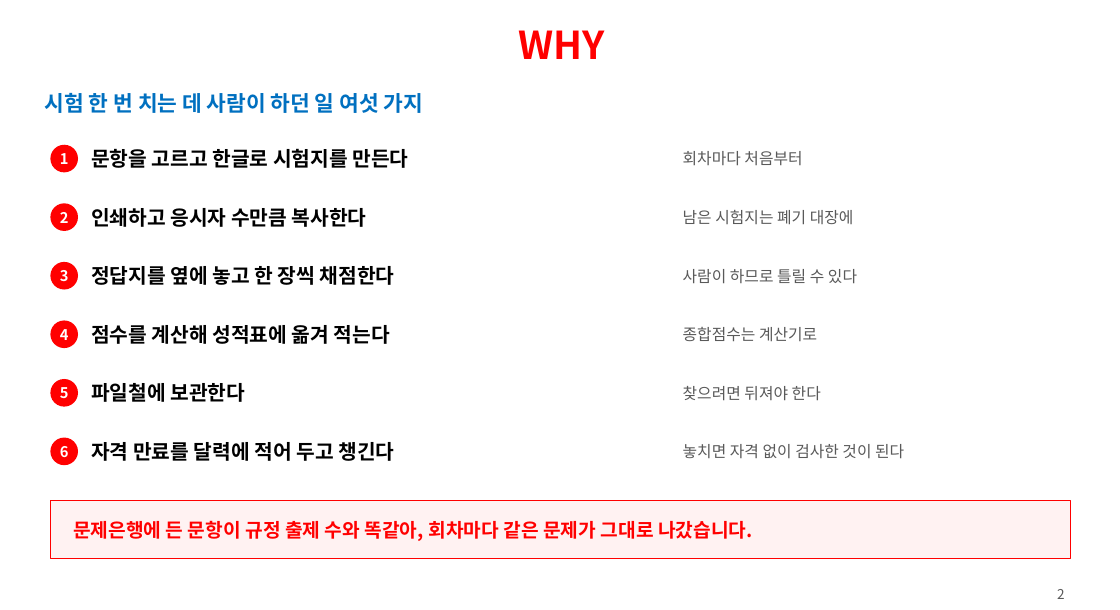
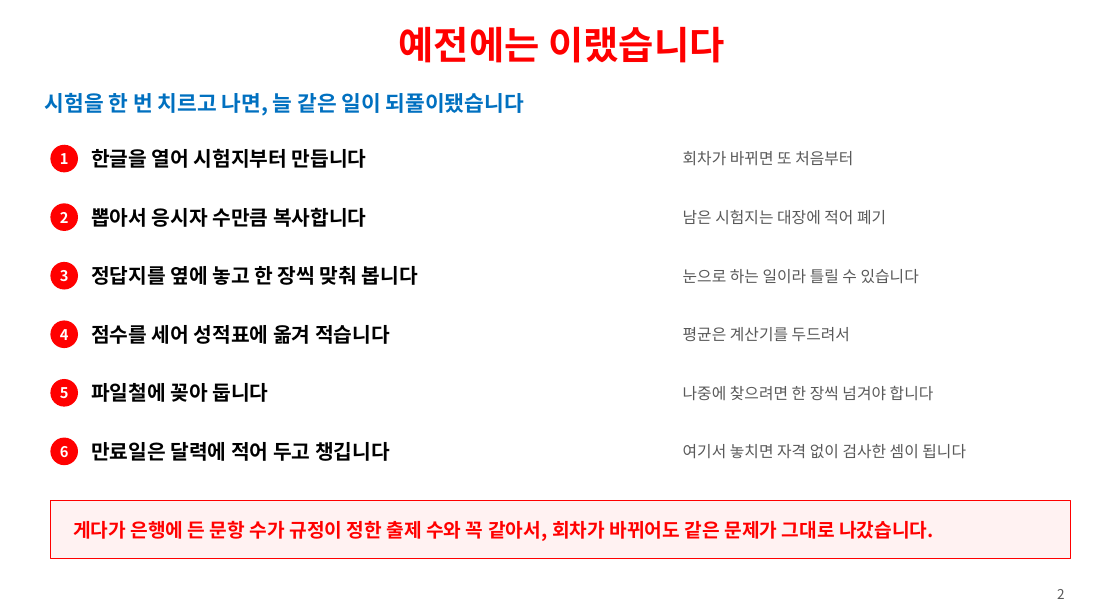
Before and after one commit to ys1277-sys/HIENDT-CBT, a slide deck: slide 2 of docs/발표자료-CBT-2026-08.pptx. Drawn at 1120x610 pixels with LibreOffice and Linux fonts; fonts in the diff are those of the drawing. Boxes give left, top, right and bottom in pixels: in the first picture for what was removed or moved away, otherwise in the second. Text is boxed around its words. In the diff, an @@ line names an element or a change of style, - is before the commit and + after.

```diff
--- a/docs/발표자료-CBT-2026-08.pptx
+++ b/docs/발표자료-CBT-2026-08.pptx
@@ text at <box>399,26,724,63</box>: text changed @@
-WHY
+예전에는 이랬습니다
@@ text at <box>45,93,524,116</box>: text changed @@
-시험 한 번 치는 데 사람이 하던 일 여섯 가지
+시험을 한 번 치르고 나면, 늘 같은 일이 되풀이됐습니다
@@ text at <box>91,148,367,168</box>: text changed @@
-문항을 고르고 한글로 시험지를 만든다
+한글을 열어 시험지부터 만듭니다
@@ text at <box>683,151,853,166</box>: text changed @@
-회차마다 처음부터
+회차가 바뀌면 또 처음부터
@@ text at <box>91,207,366,227</box>: text changed @@
-인쇄하고 응시자 수만큼 복사한다
+뽑아서 응시자 수만큼 복사합니다
@@ text at <box>683,210,886,225</box>: text changed @@
-남은 시험지는 폐기 대장에
+남은 시험지는 대장에 적어 폐기
@@ text at <box>91,266,418,285</box>: text changed @@
-정답지를 옆에 놓고 한 장씩 채점한다
+정답지를 옆에 놓고 한 장씩 맞춰 봅니다
@@ text at <box>683,269,919,284</box>: text changed @@
-사람이 하므로 틀릴 수 있다
+눈으로 하는 일이라 틀릴 수 있습니다
@@ text at <box>91,325,390,344</box>: text changed @@
-점수를 계산해 성적표에 옮겨 적는다
+점수를 세어 성적표에 옮겨 적습니다
@@ text at <box>683,327,850,342</box>: text changed @@
-종합점수는 계산기로
+평균은 계산기를 두드려서
@@ text at <box>91,383,268,402</box>: text changed @@
-파일철에 보관한다
+파일철에 꽂아 둡니다
@@ text at <box>683,386,934,400</box>: text changed @@
-찾으려면 뒤져야 한다
+나중에 찾으려면 한 장씩 넘겨야 합니다
@@ text at <box>91,442,390,461</box>: text changed @@
-자격 만료를 달력에 적어 두고 챙긴다
+만료일은 달력에 적어 두고 챙깁니다
@@ text at <box>683,444,966,459</box>: text changed @@
-놓치면 자격 없이 검사한 것이 된다
+여기서 놓치면 자격 없이 검사한 셈이 됩니다
@@ text at <box>73,520,934,541</box>: text changed @@
-문제은행에 든 문항이 규정 출제 수와 똑같아, 회차마다 같은 문제가 그대로 나갔습니다.
+게다가 은행에 든 문항 수가 규정이 정한 출제 수와 꼭 같아서, 회차가 바뀌어도 같은 문제가 그대로 나갔습니다.
```
Also in this commit, not shown: 27 other slides changed, 1 other file.
